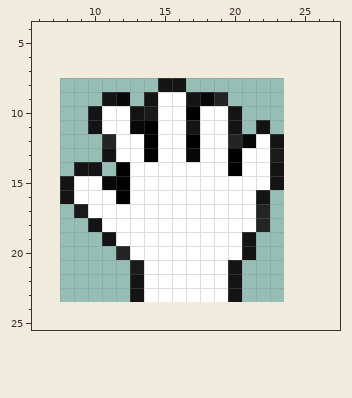
Pixel-art sprite -- Delivery/studio/bitmaps/cursor/open_hand.png. That is the earlier state.
The file is 16x16 pixels. Colours within 5 levels of each other are drawn and written as one. Shown: x 6..27, y 4..25. The old version is drawn lined up with the new one, on the new canvas.
After:
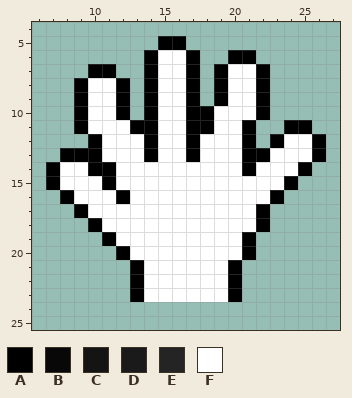
Palette (. is transparent): A #000000  B #080808  C #141414  D #1a1a1a  E #242424  F #ffffff
The exact change:
canvas 16x16 -> 32x32, the old top-left corner now at 8,8
@@ x 6..27 @@
  4 ......................
- 5 ......................
- 6 ......................
- 7 ......................
- 8 .........CC...........
- 9 .....CB.CFFCBE........
-10 ....CFFCDFFAFFC.......
-11 ....CFFBAFFCFFC.C.....
-12 .....EFFAFFAFFEBFC....
-13 .....CFFAFFBFFAFFD....
-14 ...CC.AFFFFFFFAFFC....
-15 ..CFFBAFFFFFFFFFFC....
-16 ..CFFFAFFFFFFFFFC.....
-17 ...DFFFFFFFFFFFFE.....
-18 ....CFFFFFFFFFFFE.....
-19 .....CFFFFFFFFFC......
-20 ......EFFFFFFFFC......
-21 .......DFFFFFFC.......
-22 .......CFFFFFFC.......
-23 .......CFFFFFFC.......
+ 5 .........AA...........
+ 6 ........AFFA..AA......
+ 7 ....AA..AFFA.AFFA.....
+ 8 ...AFFA.AFFA.AFFA.....
+ 9 ...AFFA.AFFA.AFFA.....
+10 ...AFFA.AFFAAFFFA.....
+11 ...AFFFAAFFAAFFA..AA..
+12 ....AFFFAFFAFFFA.AFFA.
+13 ..AAAFFFAFFAFFFAAFFFA.
+14 .AFFAAFFFFFFFFFAFFFA..
+15 .AFFFAFFFFFFFFFFFFA...
+16 ..AFFFAFFFFFFFFFFA....
+17 ...AFFFFFFFFFFFFA.....
+18 ....AFFFFFFFFFFFA.....
+19 .....AFFFFFFFFFA......
+20 ......AFFFFFFFFA......
+21 .......AFFFFFFA.......
+22 .......AFFFFFFA.......
+23 .......AFFFFFFA.......
 24 ......................
Pixel boxes of the changes (left, top, right, bottom) in both pictures:
changed: (46, 36, 326, 302)
